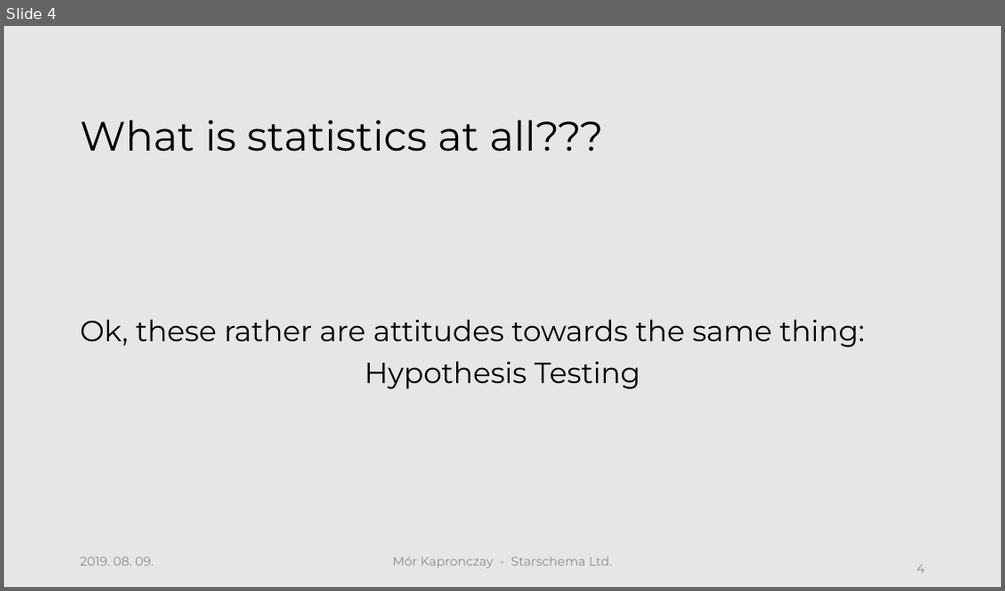
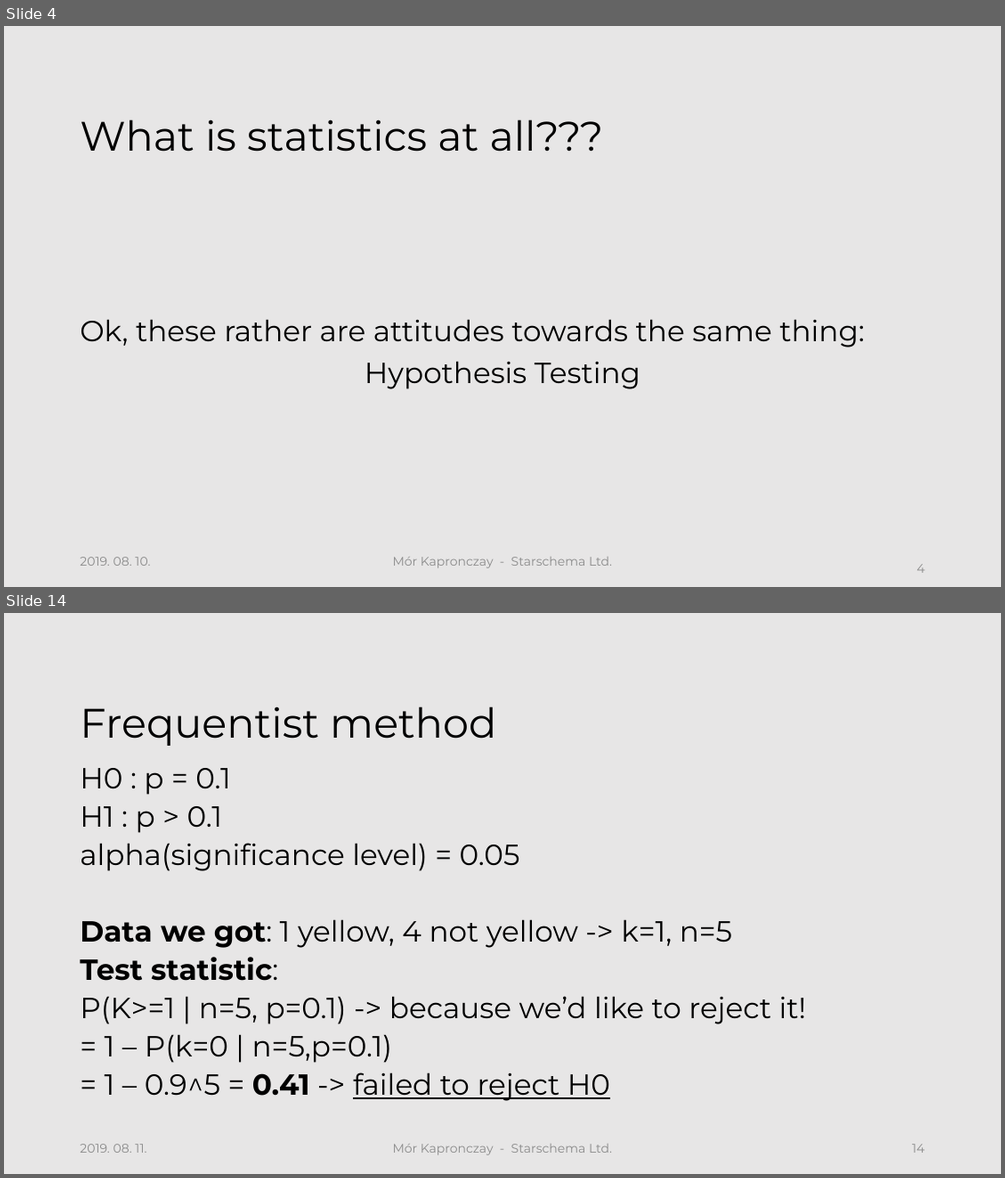
Before and after one commit to morkapronczay/cec2019, a slide deck: presentations/CEC2019-KM-Sess1.pptx. Shown one above the other, each under a label of ours: slide 4 before the commit, slides 4 and 14 after it; the slides between them are not shown. The pictures are 1005x591 and 1005x1178 pixels, drawn with LibreOffice and Linux fonts; fonts in the diff are those of the drawing; background and template pictures are left out. Boxes give left, top, right and bottom in pixels: in the first picture for what was removed or moved away, otherwise in the second. Text is boxed around its words. In the diff, an @@ line names an element or a change of style, - is before the commit and + after.

```diff
--- a/presentations/CEC2019-KM-Sess1.pptx
+++ b/presentations/CEC2019-KM-Sess1.pptx
@@ slide 14 added at (4, 613, 1001, 1174), background #E7E6E6 @@
@@ title added at (80, 706, 496, 746), 39.6 pt, text #000000 @@
+Frequentist method
@@ text added at (80, 768, 807, 1101), 28 pt, text #000000 @@
+H0 : p = 0.1
+H1 : p > 0.1
+alpha(significance level) = 0.05
+Data we got: 1 yellow, 4 not yellow -> k=1, n=5
+Test statistic:
+P(K>=1 | n=5, p=0.1) -> because we’d like to reject it!
+= 1 – P(k=0 | n=5,p=0.1)
+= 1 – 0.9^5 = 0.41 -> failed to reject H0
@@ text added at (80, 1143, 146, 1152), 12 pt, text #8C8C8C @@
+2019. 08. 11.
@@ text added at (393, 1143, 612, 1155), 12 pt, text #8C8C8C @@
+Mór Kapronczay - Starschema Ltd.
@@ page number added at (912, 1143, 924, 1152), 12 pt, text #8C8C8C @@
+1. 14
@@ slide 4 changed as well @@
@@ text at (80, 556, 150, 565): text changed @@
-2019. 08. 09.
+2019. 08. 10.
```
Also in this commit, not shown: 6 other slides changed, 9 other slides added, 6 other files.
